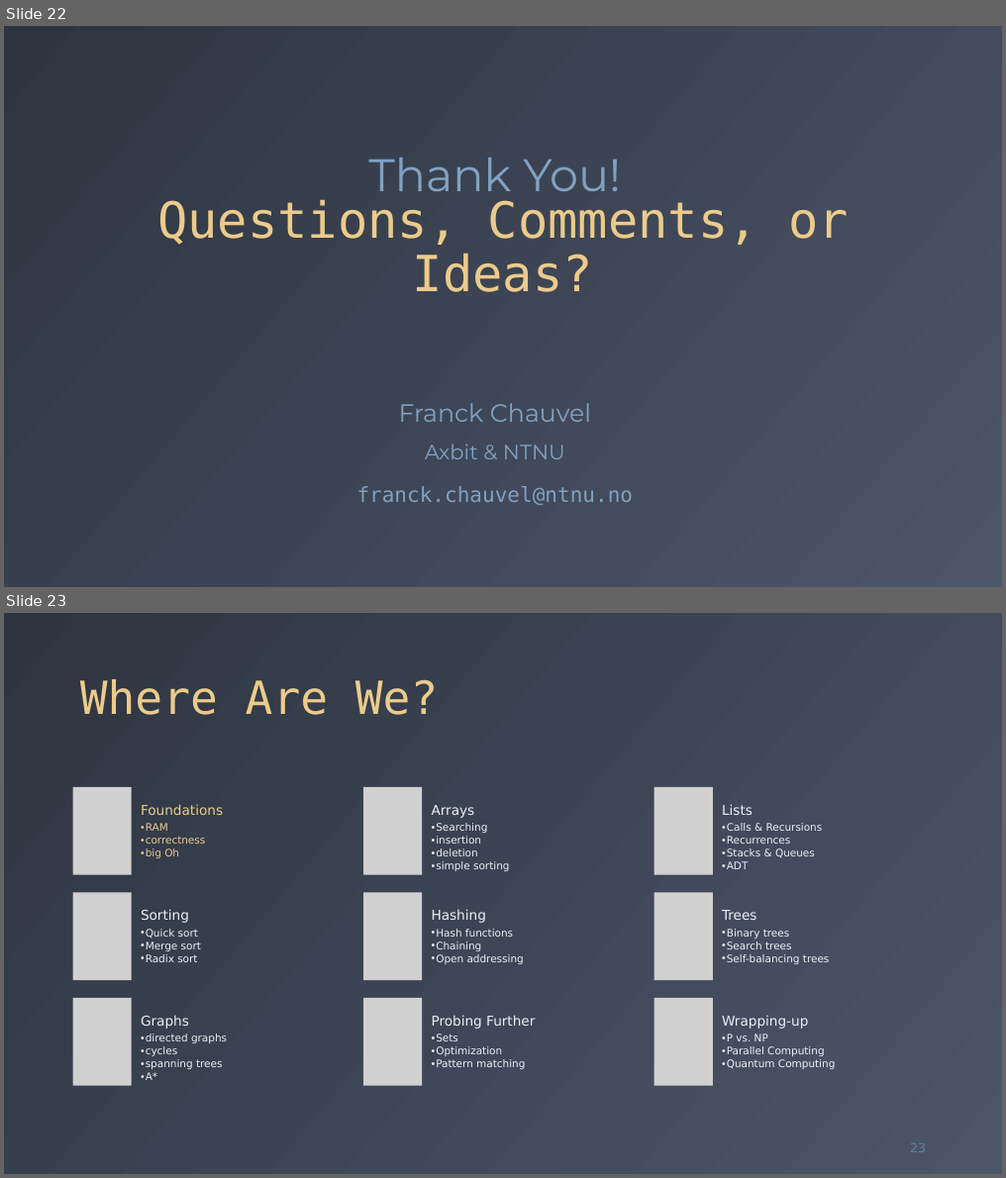
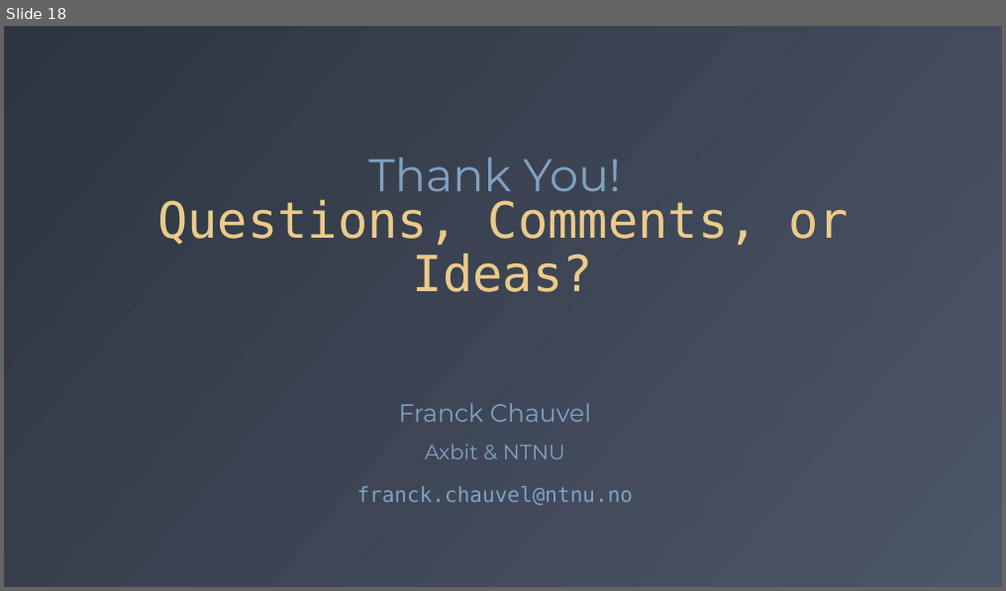
Before and after one commit to fchauvel/ntnu-idata2302-website, a slide deck: source/sequences/_static/arrays/arrays.pptx. Shown one above the other, each under a label of ours: slides 22 and 23 before the commit, slide 18 after it. The pictures are 1006x1178 and 1006x591 pixels, drawn with LibreOffice and Linux fonts; fonts in the diff are those of the drawing; grey boxes stand for pictures. Boxes give left, top, right and bottom in pixels: in the first picture for what was removed or moved away, otherwise in the second. Text is boxed around its words. In the diff, an @@ line names an element or a change of style, - is before the commit and + after.

```diff
--- a/source/sequences/_static/arrays/arrays.pptx
+++ b/source/sequences/_static/arrays/arrays.pptx
@@ slide 23 removed at box(4, 613, 1002, 1174), background gradient #2E3440 to #4C5669 @@
@@ title removed at box(80, 679, 438, 715) @@
-Where Are We?
@@ group removed at box(73, 787, 835, 1085): 9 texts, 9 pictures @@
-Foundations
-  • RAM
-  • correctness
-  • big Oh
-Arrays
-  • Searching
-  • insertion
-  • deletion
-  • simple sorting
-Lists
-  • Calls & Recursions
-  • Recurrences
-  • Stacks & Queues
-  • ADT
-Sorting
-  • Quick sort
-  • Merge sort
-  • Radix sort
-Hashing
-  • Hash functions
-  • Chaining
-  • Open addressing
-Trees
-  • Binary trees
-  • Search trees
-  • Self-balancing trees
-Graphs
-  • directed graphs
-  • cycles
-  • spanning trees
-  • A*
-Probing Further
-  • Sets
-  • Optimization
-  • Pattern matching
-Wrapping-up
-  • P vs. NP
-  • Parallel Computing
-  • Quantum Computing
@@ page number removed at box(910, 1144, 926, 1153) @@
-23
@@ what was slide 22 is now slide 18 @@
```
Also in this commit, not shown: 2 slides changed, 5 other slides removed, 1 other file.
